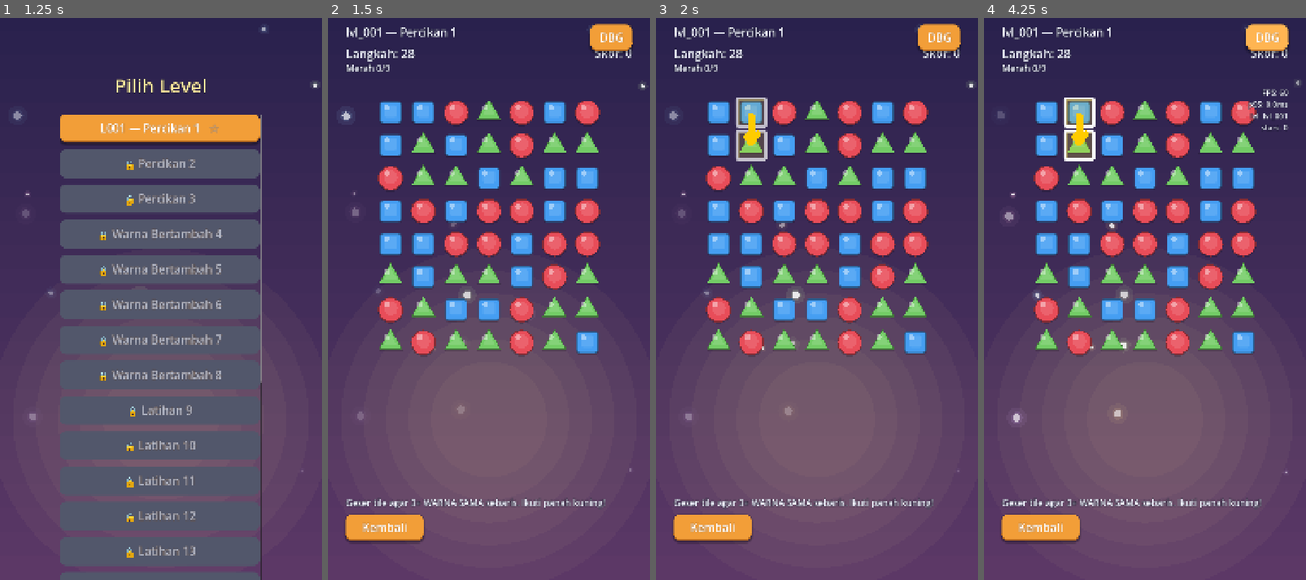
Above: before the commit, frames 1-4 (left to right).
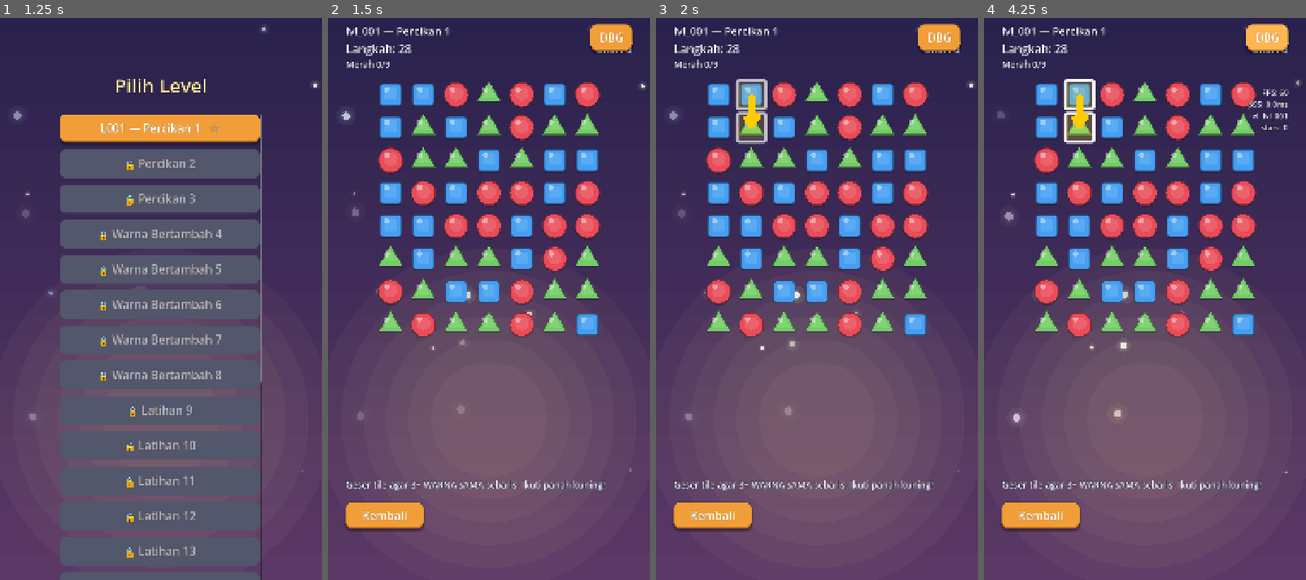
Above: after the commit, the same moments.

Repository: eidoscore/Lumisle
Game: Godot game, scene res://ui/main_menu.tscn
The game is run twice, just before and just after one commit, with the same random seed, the same clock (stepped at 60 frames per second) and the same inputs.
Inputs:
- Up to frame 1 (1.25 s): click "Main" at 0.5 s
- Up to frame 2 (1.5 s): click "L001 — Percikan 1 ☆" at 1.25 s
- Up to frame 3 (2 s): no input
- Up to frame 4 (4.25 s): click "Kembali" at 2 s; click "L001 — Percikan 1 ☆" at 2.75 s; click "DBG" at 3.5 s

Frame 1 is identical in both runs. In frame 2, 23% of the frame differs, in the area x 5-95%, y 1-94%; in frame 3, 23%; in frame 4, 23%.

Commit message:
fix: near-miss count accuracy, layout safe area, letterbox color
- board_view: move_consumed emits AFTER _play_report (not before), so
  objectives are fully credited before fail condition is checked — fixes
  'Kurang N tile' showing wrong count (was target, now correctly remaining)
- game_screen: board moved up to y=240 (was 300), freeing space for
  result buttons; ResultLabel/NearMissLabel/ActionPanel shifted up to
  keep buttons above device bottom notch area
- game_screen: BackButton hidden when result panel shown
- HUD: ScoreLabel width reduced to avoid punch-hole overlap area
- project.godot: default_clear_color set to dark purple (#29213F) to
  match background — letterbox bars no longer black
- L003 move_limit restored to 28 (was set to 2 for fail screen QA)

QA: fail screen shows correct 'Kurang 8 tile lagi...' (was 11), all
buttons visible above bottom notch, letterbox color matches game bg.

Co-Authored-By: Claude Sonnet 4.6 <noreply@anthropic.com>

Diff:
--- a/project.godot
+++ b/project.godot
@@ -43,3 +43,4 @@
 renderer/rendering_method="gl_compatibility"
 renderer/rendering_method.mobile="gl_compatibility"
 textures/vram_compression/import_etc2_astc=true
+environment/defaults/default_clear_color=Color(0.16, 0.13, 0.3, 1)
--- a/view/board_view.gd
+++ b/view/board_view.gd
@@ -541,10 +541,11 @@
 	await _anim_swap_visual(x1, y1, x2, y2)
 	# 2) Mutasi board + dapatkan replay log.
 	var report := board.resolve_swap(x1, y1, x2, y2, _move_rng)
-	move_consumed.emit()
-	# 3) Sinkronkan grid ke state pasca-swap, lalu replay cascade.
+	# 3) Sinkronkan grid ke state pasca-swap, lalu replay cascade (credit objectives dulu).
 	_refresh_all()
 	await _play_report(report)
+	# 4) Baru emit move_consumed — setelah semua objectives ter-credit dari cascade.
+	move_consumed.emit()
 	_input_enabled = true
 	_idle_time = 0.0
 	_clear_hint()
--- a/view/game_screen.gd
+++ b/view/game_screen.gd
@@ -27,6 +27,7 @@
 @onready var _next_level_btn: Button = $HUD/ActionPanel/NextLevelButton
 @onready var _retry_btn: Button = $HUD/ActionPanel/RetryButton
 @onready var _back_to_map_btn: Button = $HUD/ActionPanel/BackToMapButton
+@onready var _back_button: Button = $HUD/BackButton
 
 var _debug_on := false
 
@@ -68,7 +69,7 @@
 	_board_view = $BoardView
 	var board_px := _level.board_width * 110
 	var ox := int((1080 - board_px) / 2.0)
-	_board_view.position = Vector2(ox, 300)
+	_board_view.position = Vector2(ox, 240)
 	_board_view.setup_board(_board, GameRNG.new(_level.seed + 1))
 	_board_view.on_tiles_cleared = Callable(self, "_on_event")
 	_board_view.level_won.connect(_on_level_won)
@@ -187,6 +188,8 @@
 		_result_label.text = txt
 		_result_label.visible = true
 		_animate_result(won)
+	if _back_button:
+		_back_button.visible = false
 	if not won and _near_miss_label:
 		var short := _tiles_remaining_total()
 		_near_miss_label.text = "Kurang %d tile lagi..." % short
--- a/view/game_screen.tscn
+++ b/view/game_screen.tscn
@@ -27,43 +27,43 @@
 
 [node name="TitleLabel" type="Label" parent="HUD"]
 offset_left = 60.0
-offset_top = 60.0
-offset_right = 1020.0
-offset_bottom = 110.0
-theme_override_font_sizes/font_size = 38
+offset_top = 56.0
+offset_right = 620.0
+offset_bottom = 106.0
+theme_override_font_sizes/font_size = 36
 text = "Level 1"
 
 [node name="MovesLabel" type="Label" parent="HUD"]
 offset_left = 60.0
-offset_top = 130.0
+offset_top = 116.0
 offset_right = 520.0
-offset_bottom = 180.0
-theme_override_font_sizes/font_size = 40
+offset_bottom = 166.0
+theme_override_font_sizes/font_size = 38
 text = "Langkah: 20"
 
 [node name="ObjectiveLabel" type="Label" parent="HUD"]
 offset_left = 60.0
-offset_top = 185.0
+offset_top = 172.0
 offset_right = 1020.0
-offset_bottom = 255.0
+offset_bottom = 230.0
 theme_override_font_sizes/font_size = 30
 text = "Objektif: 0/25"
 autowrap_mode = 2
 
 [node name="ScoreLabel" type="Label" parent="HUD"]
 offset_left = 560.0
-offset_top = 130.0
+offset_top = 116.0
 offset_right = 1020.0
-offset_bottom = 180.0
-theme_override_font_sizes/font_size = 38
+offset_bottom = 166.0
+theme_override_font_sizes/font_size = 36
 horizontal_alignment = 2
 text = "Skor: 0"
 
 [node name="InstructionLabel" type="Label" parent="HUD"]
 offset_left = 60.0
-offset_top = 1640.0
+offset_top = 1580.0
 offset_right = 1020.0
-offset_bottom = 1740.0
+offset_bottom = 1660.0
 theme_override_font_sizes/font_size = 30
 text = "Geser tile untuk menyusun 3+ warna sama. Ikuti panah kuning."
 autowrap_mode = 2
@@ -71,18 +71,18 @@
 [node name="ResultLabel" type="Label" parent="HUD"]
 visible = false
 offset_left = 60.0
-offset_top = 1160.0
+offset_top = 1140.0
 offset_right = 1020.0
-offset_bottom = 1340.0
+offset_bottom = 1290.0
 theme_override_font_sizes/font_size = 64
 horizontal_alignment = 1
 text = "MENANG!"
 
 [node name="BackButton" type="Button" parent="HUD"]
 offset_left = 60.0
-offset_top = 1700.0
+offset_top = 1660.0
 offset_right = 320.0
-offset_bottom = 1780.0
+offset_bottom = 1740.0
 text = "Kembali"
 
 [node name="DebugButton" type="Button" parent="HUD"]
@@ -105,9 +105,9 @@
 [node name="NearMissLabel" type="Label" parent="HUD"]
 visible = false
 offset_left = 60.0
-offset_top = 1360.0
+offset_top = 1300.0
 offset_right = 1020.0
-offset_bottom = 1450.0
+offset_bottom = 1380.0
 theme_override_font_sizes/font_size = 34
 theme_override_colors/font_color = Color(1, 0.8, 0.4, 1)
 horizontal_alignment = 1
@@ -116,9 +116,9 @@
 [node name="ActionPanel" type="VBoxContainer" parent="HUD"]
 visible = false
 offset_left = 200.0
-offset_top = 1470.0
+offset_top = 1390.0
 offset_right = 880.0
-offset_bottom = 1790.0
+offset_bottom = 1720.0
 theme_override_constants/separation = 18
 
 [node name="NextLevelButton" type="Button" parent="HUD/ActionPanel"]
